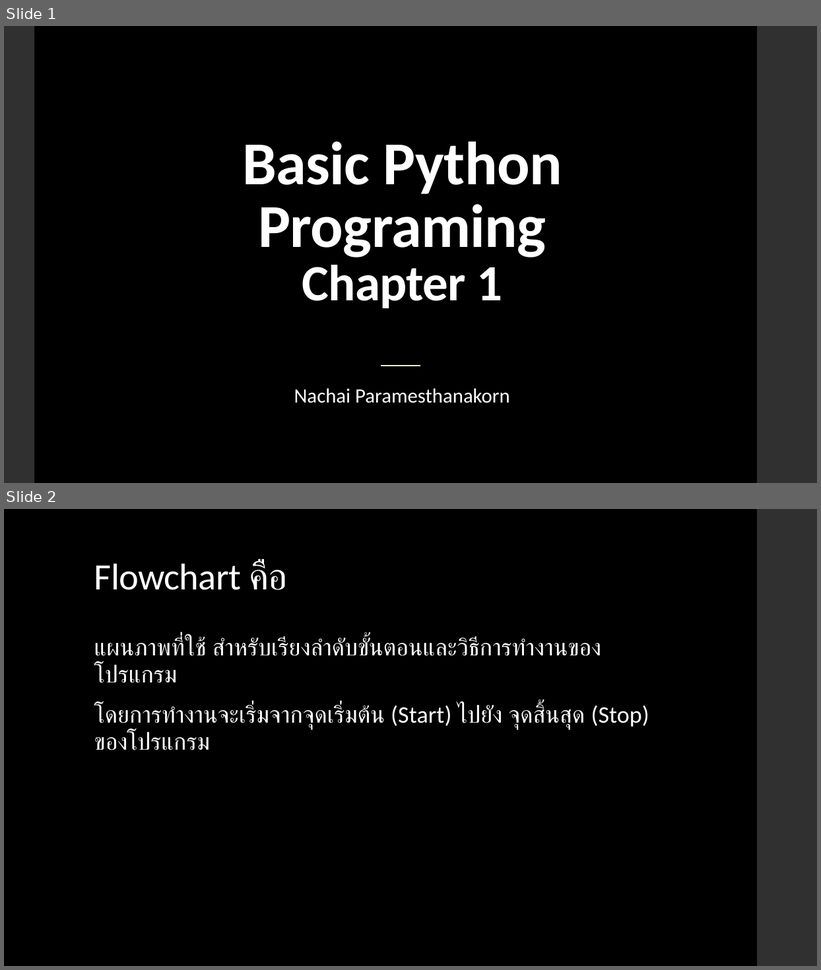
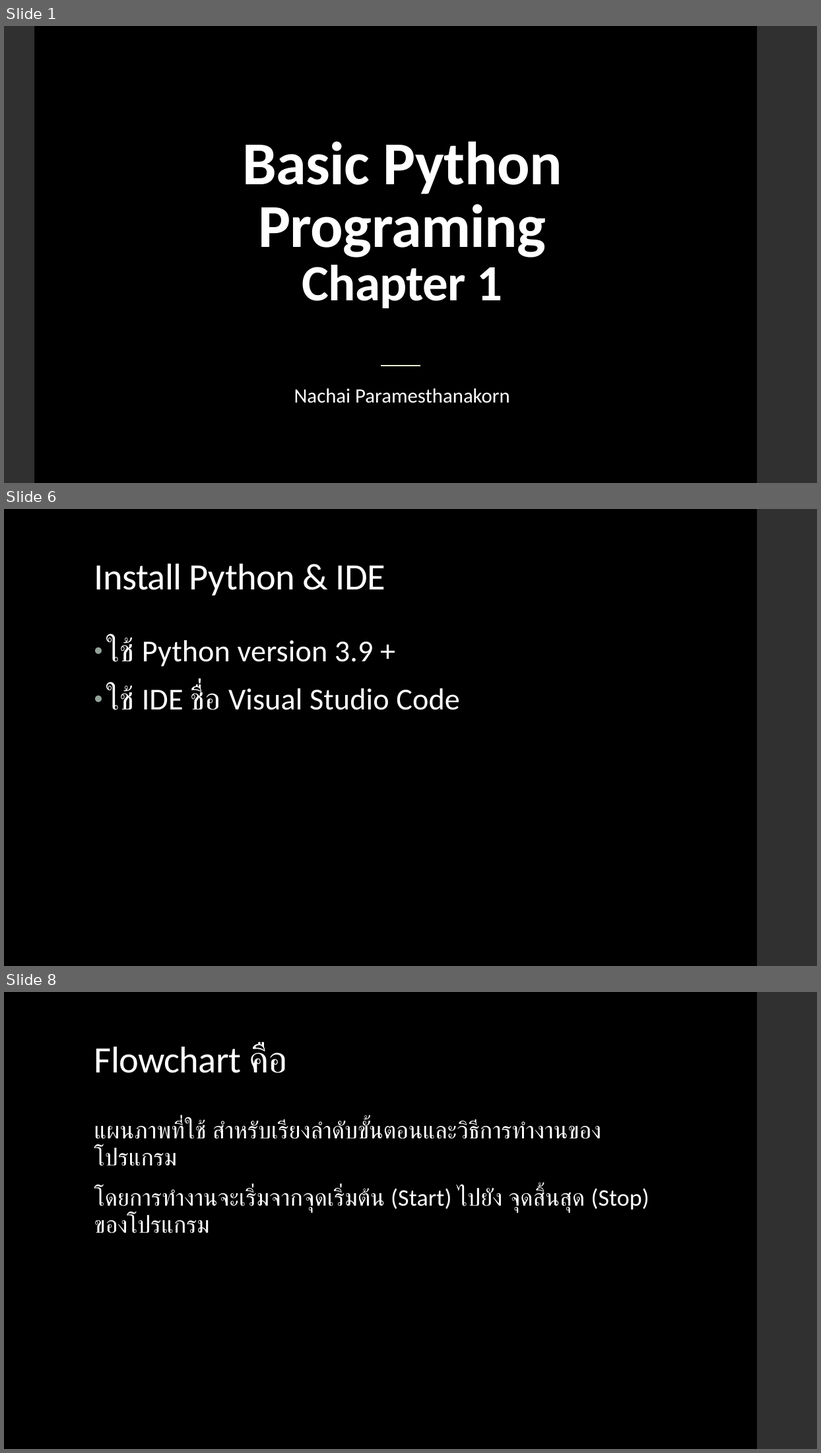
Before and after one commit to NaPryder/Basic-Python-101, a slide deck: Chapter 1/Chapter 1.pptx. Shown one above the other, each under a label of ours: slides 1 and 2 before the commit, slides 1, 6 and 8 after it; the slides between them are not shown. The pictures are 821x970 and 821x1453 pixels, drawn with LibreOffice and Linux fonts; fonts in the diff are those of the drawing. Boxes give left, top, right and bottom in pixels: in the first picture for what was removed or moved away, otherwise in the second. Text is boxed around its words. In the diff, an @@ line names an element or a change of style, - is before the commit and + after.

```diff
--- a/Chapter 1/Chapter 1.pptx
+++ b/Chapter 1/Chapter 1.pptx
@@ slide 6 added at bbox=[4, 509, 817, 966], background #000000; not listed: 1 template element that a slide beside it also shows @@
@@ title added at bbox=[94, 563, 385, 595], 44 pt, text #FFFFFF @@
+Install Python & IDE
@@ text added at bbox=[106, 638, 460, 710], 36 pt, text #FFFFFF @@
+• ใช้ Python version 3.9 +
+• ใช้ IDE ชื่อ Visual Studio Code
@@ what was slide 2 is now slide 8 @@
```
Also in this commit, not shown: 7 other slides added, 3 other files.
